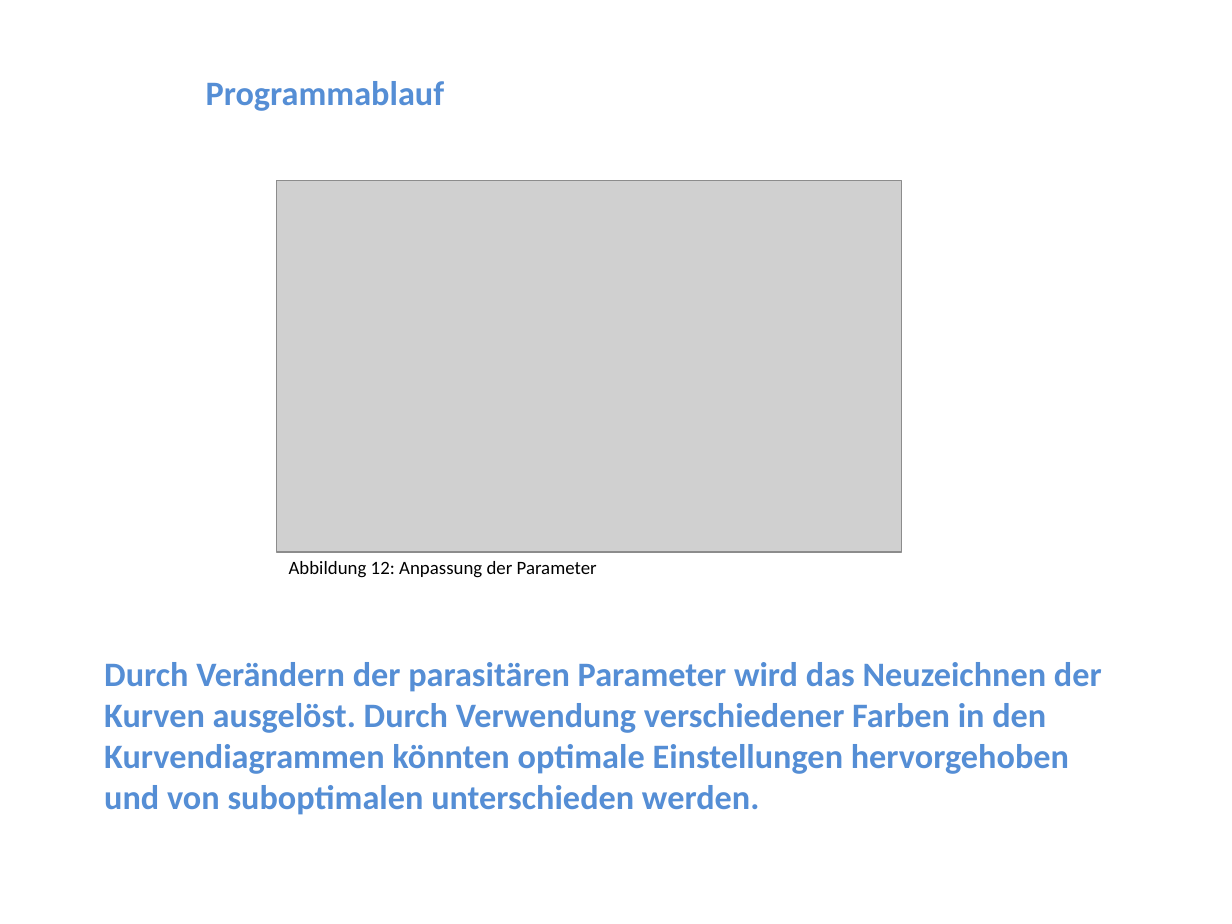
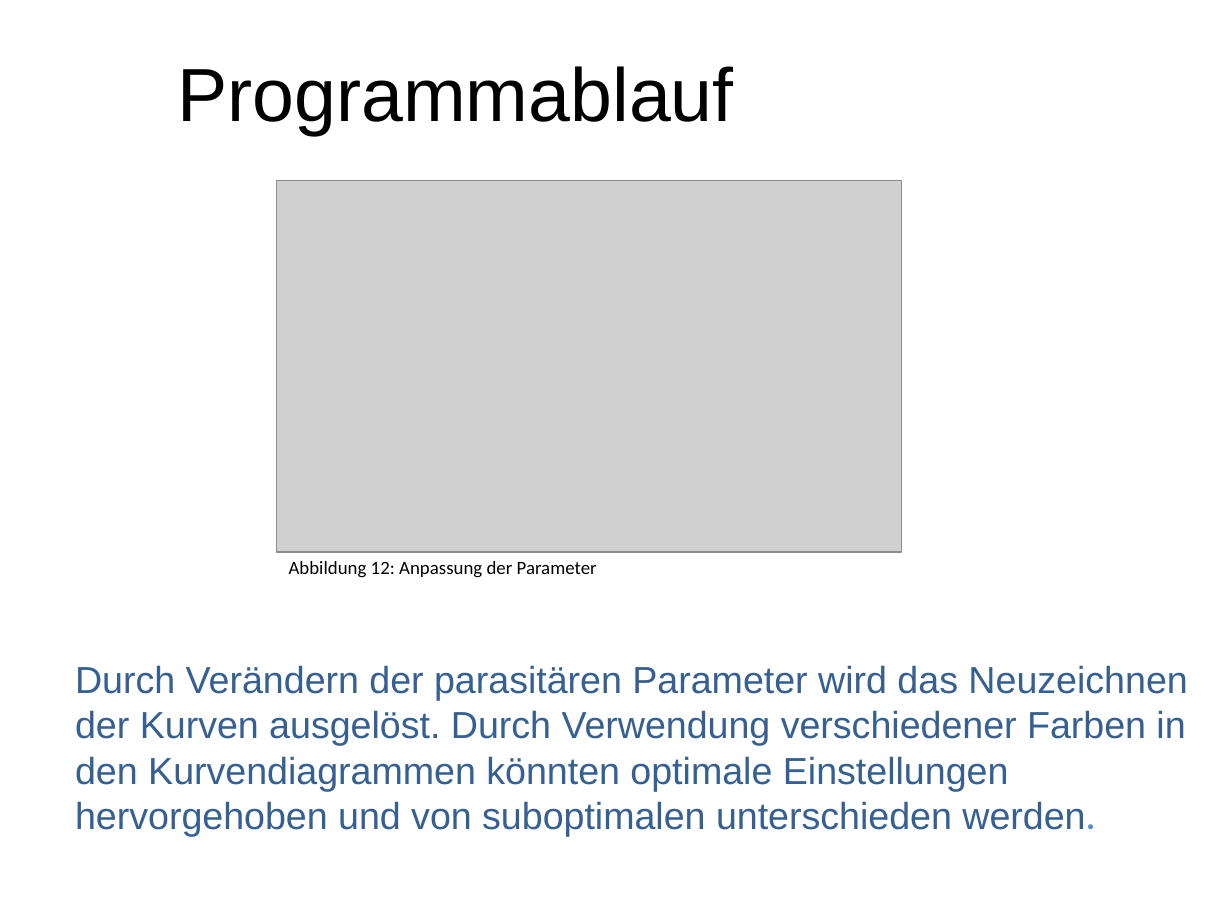
Before and after one commit to marinataborda/P2Organisation, a slide deck: slide 10 of ZwischenPresäntation.pptx. Drawn at 1232x924 pixels with LibreOffice and Linux fonts; fonts in the diff are those of the drawing; grey boxes stand for pictures. Boxes give left, top, right and bottom in pixels: in the first picture for what was removed or moved away, otherwise in the second. Text is boxed around its words. In the diff, an @@ line names an element or a change of style, - is before the commit and + after.

```diff
--- a/ZwischenPresäntation.pptx
+++ b/ZwischenPresäntation.pptx
@@ title "Programmablauf": place and size @@
-title "Programmablauf" at [206, 81, 445, 111]
+title "Programmablauf" at [177, 66, 733, 135]
@@ title "Programmablauf" at [177, 66, 733, 135]: size 20 to 44 pt, font Calibri to Arial, text colour #558ED5 to #000000, bold off @@
@@ text "Durch Verändern der parasitären Parameter ...": place and size @@
-text "Durch Verändern der parasitären Parameter ..." at [104, 662, 1102, 815]
+text "Durch Verändern der parasitären Parameter ..." at [75, 665, 1187, 836]
@@ text "Durch Verändern der parasitären Parameter ..." at [75, 665, 1187, 836]: size 20 to 22 pt, font Calibri to Arial, text colour #558ED5 to #376092, bold off @@
```
Also in this commit, not shown: 2 other slides changed, 1 slide added, 1 slide removed.
